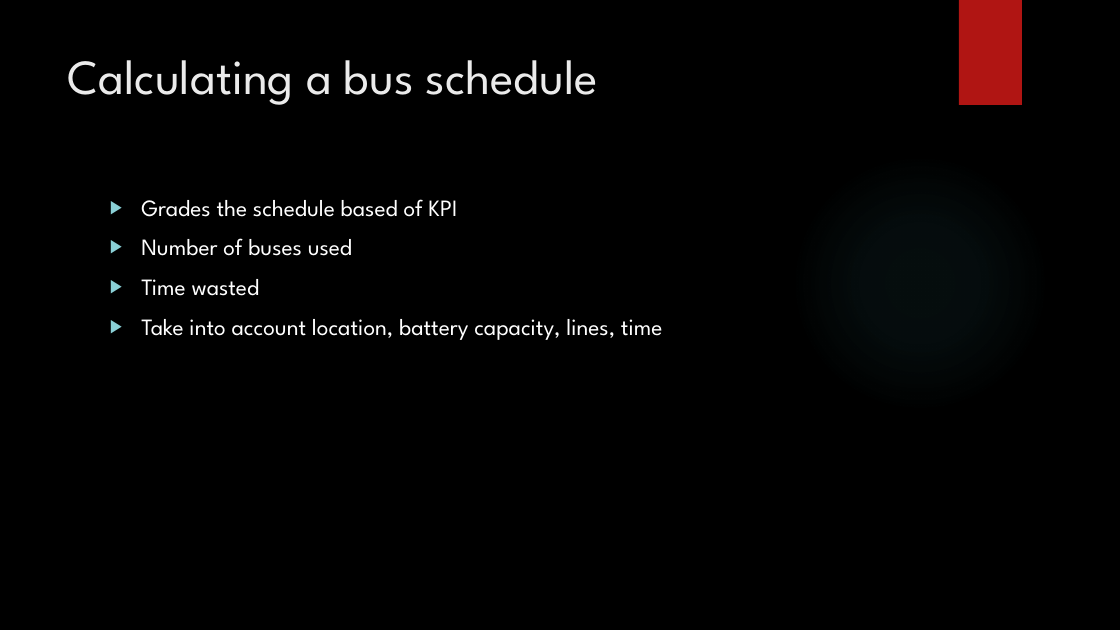
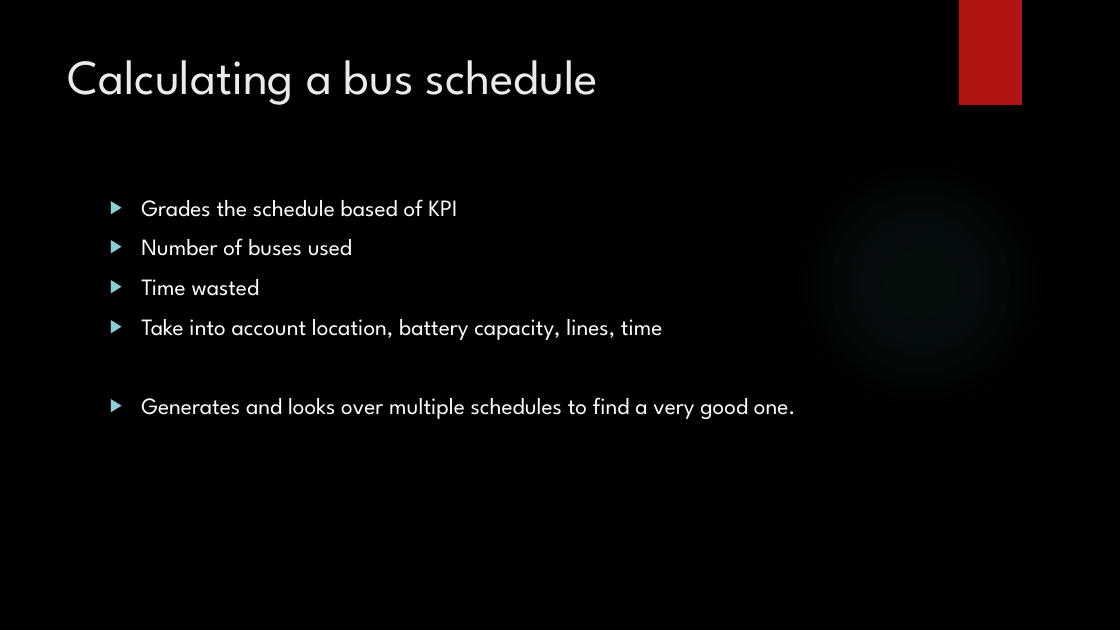
Before and after one commit to ginassadauskas/Project5Group1, a slide deck: slide 3 of Legal/StatementOfRequirementsV2.pptx. Drawn at 1120x630 pixels with LibreOffice and Linux fonts; fonts in the diff are those of the drawing; background and template pictures are left out. Boxes give left, top, right and bottom in pixels: in the first picture for what was removed or moved away, otherwise in the second. Text is boxed around its words. In the diff, an @@ line names an element or a change of style, - is before the commit and + after.

Commit message:
Added small fix and style to statement of requirements

```diff
--- a/Legal/StatementOfRequirementsV2.pptx
+++ b/Legal/StatementOfRequirementsV2.pptx
@@ text at (141,397,796,419): paragraph added @@
+▶ Generates and looks over multiple schedules to find a very good one.
```
